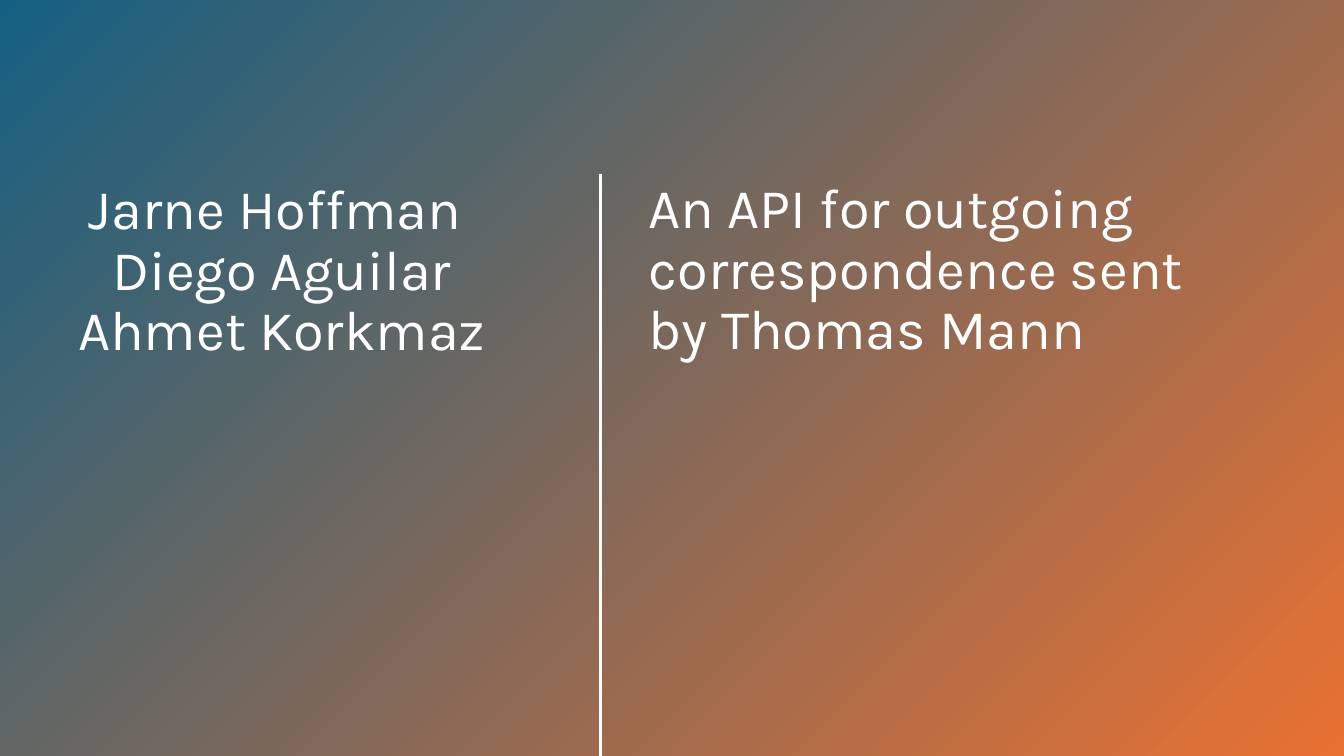
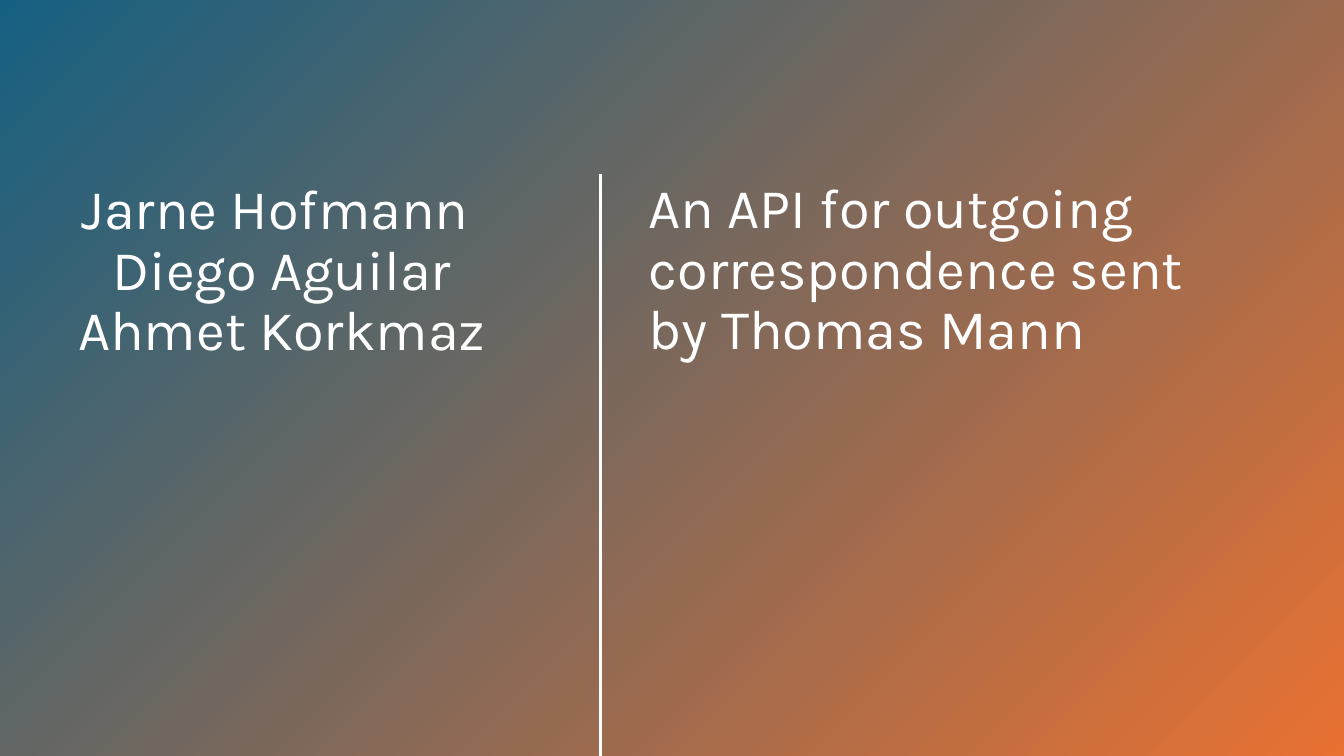
Before and after one commit to Dachso/REST-API, a slide deck: slide 1 of Thomas Mann Outgoing correspondence API.pptm. Drawn at 1344x756 pixels with LibreOffice and Linux fonts; fonts in the diff are those of the drawing. Boxes give left, top, right and bottom in pixels: in the first picture for what was removed or moved away, otherwise in the second. Text is boxed around its words. In the diff, an @@ line names an element or a change of style, - is before the commit and + after.

```diff
--- a/Thomas Mann Outgoing correspondence API.pptm
+++ b/Thomas Mann Outgoing correspondence API.pptm
@@ title at bbox=[78, 190, 485, 351]: text changed @@
-Jarne Hoffman
-Diego Aguilar
-Ahmet Korkmaz
+Jarne Hofmann
+Diego Aguilar
+Ahmet Korkmaz
```
Also in this commit, not shown: 1 other slide changed.
